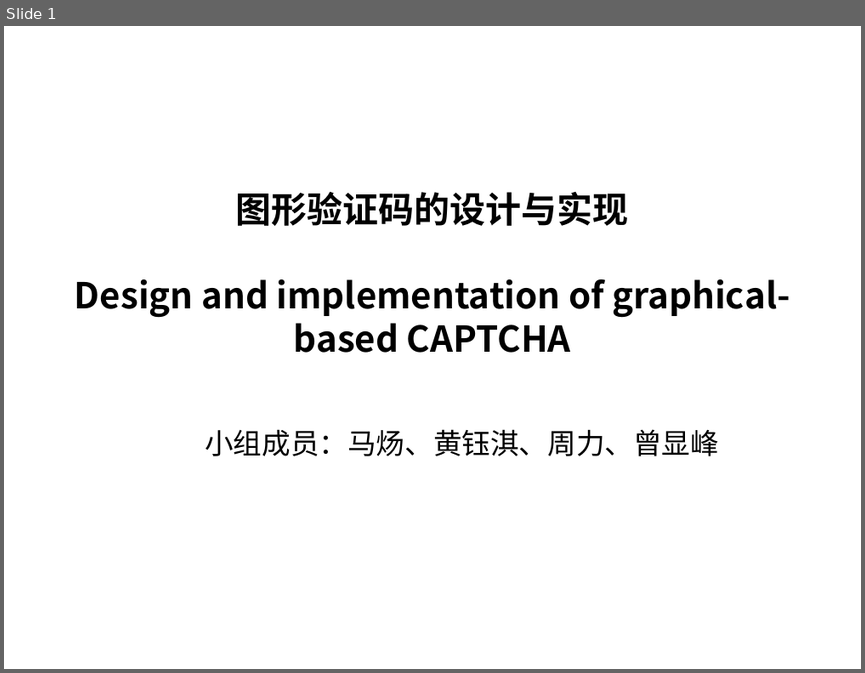
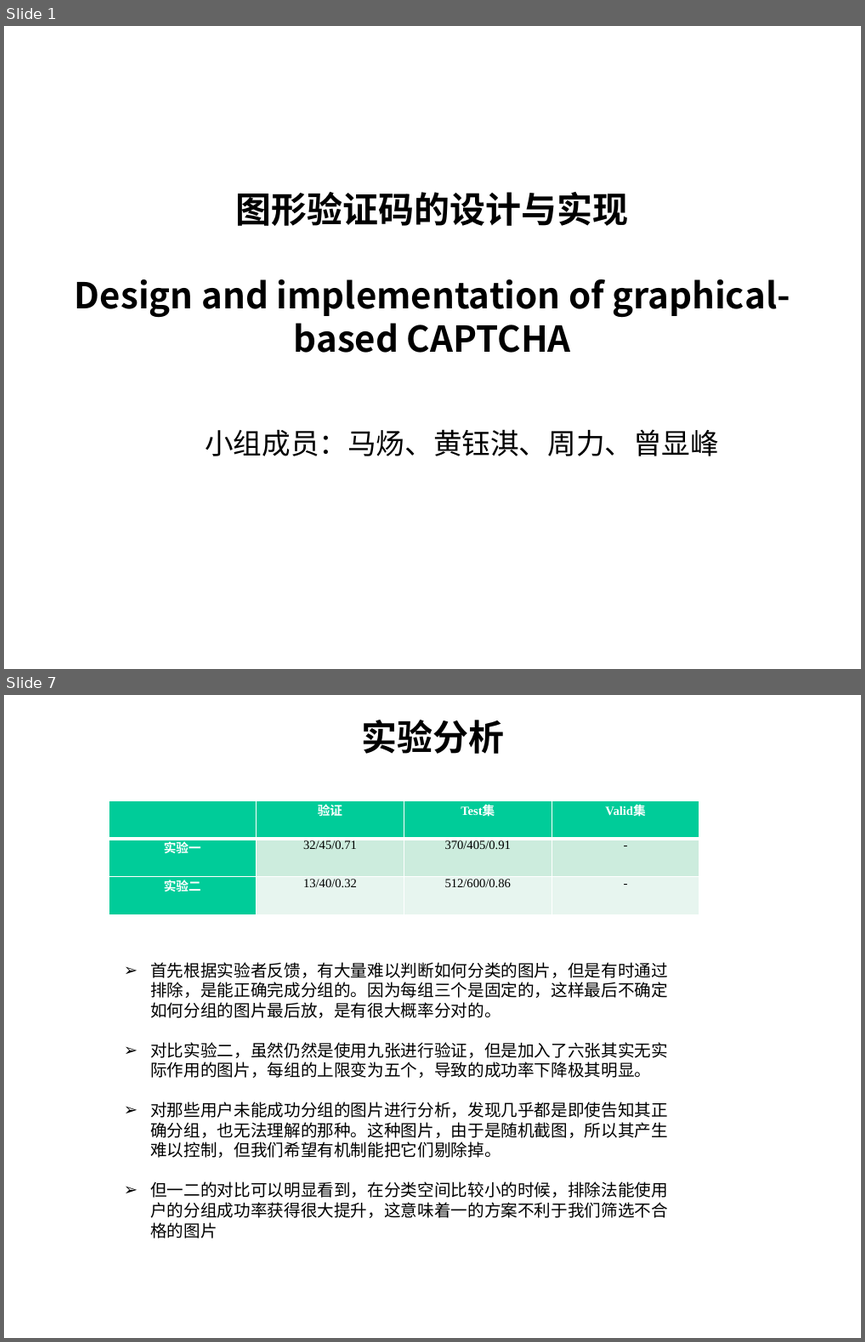
Before and after one commit to hyqPKU/secure, a slide deck: 图形验证码.pptx. Shown one above the other, each under a label of ours: slide 1 before the commit, slides 1 and 7 after it; the slides between them are not shown. The pictures are 865x673 and 865x1342 pixels, drawn with LibreOffice and Linux fonts; fonts in the diff are those of the drawing; background and template pictures are left out. Boxes give left, top, right and bottom in pixels: in the first picture for what was removed or moved away, otherwise in the second. Text is boxed around its words. In the diff, an @@ line names an element or a change of style, - is before the commit and + after.

```diff
--- a/图形验证码.pptx
+++ b/图形验证码.pptx
@@ slide 7 added at box(4, 695, 861, 1338), background picture (left out) @@
@@ text added at box(361, 720, 504, 754), 30 pt, text #000000, bold @@
+实验分析
@@ table added at box(109, 800, 698, 953), 3 rows, 4 columns @@
+ | 验证 | Test集 | Valid集
+实验一 | 32/45/0.71 | 370/405/0.91 | -
+实验二 | 13/40/0.32 | 512/600/0.86 | -
@@ text added at box(150, 962, 668, 1238), 14 pt, text #000000 @@
+➢ 首先根据实验者反馈，有大量难以判断如何分类的图片，但是有时通过排除，是能正确完成分组的。因为每组三个是固定的，这样最后不确定如何分组的图片最后放，是有很大概率分对的。
+➢ 对比实验二，虽然仍然是使用九张进行验证，但是加入了六张其实无实际作用的图片，每组的上限变为五个，导致的成功率下降极其明显。
+➢ 对那些用户未能成功分组的图片进行分析，发现几乎都是即使告知其正确分组，也无法理解的那种。这种图片，由于是随机截图，所以其产生难以控制，但我们希望有机制能把它们剔除掉。
+➢ 但一二的对比可以明显看到，在分类空间比较小的时候，排除法能使用户的分组成功率获得很大提升，这意味着一的方案不利于我们筛选不合格的图片
```
Also in this commit, not shown: 3 slides changed, 5 other slides added, 4 slides removed.
